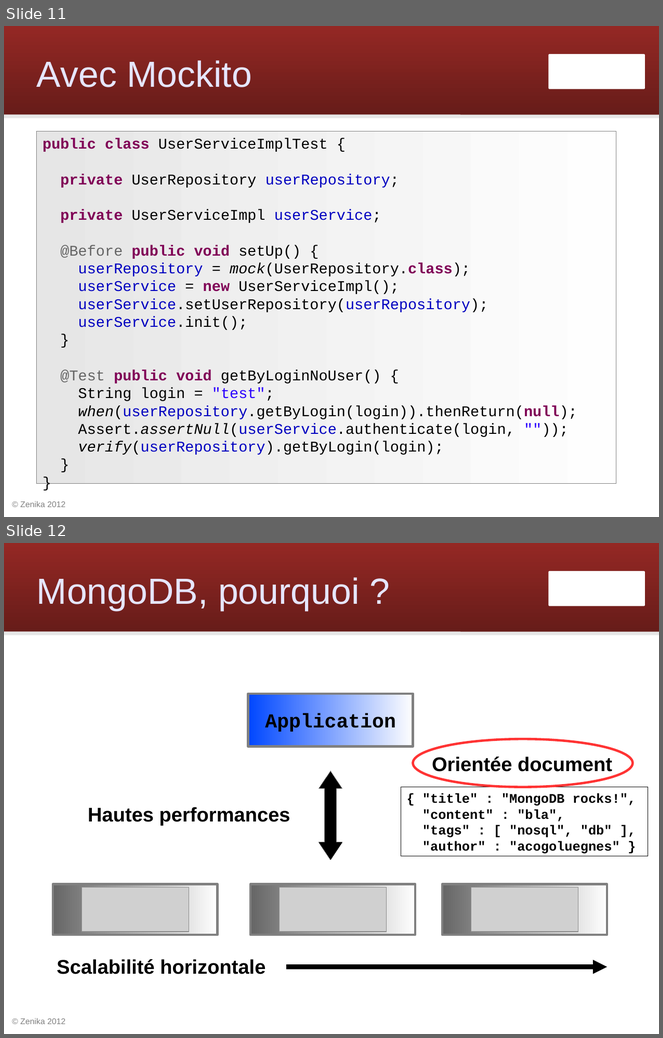
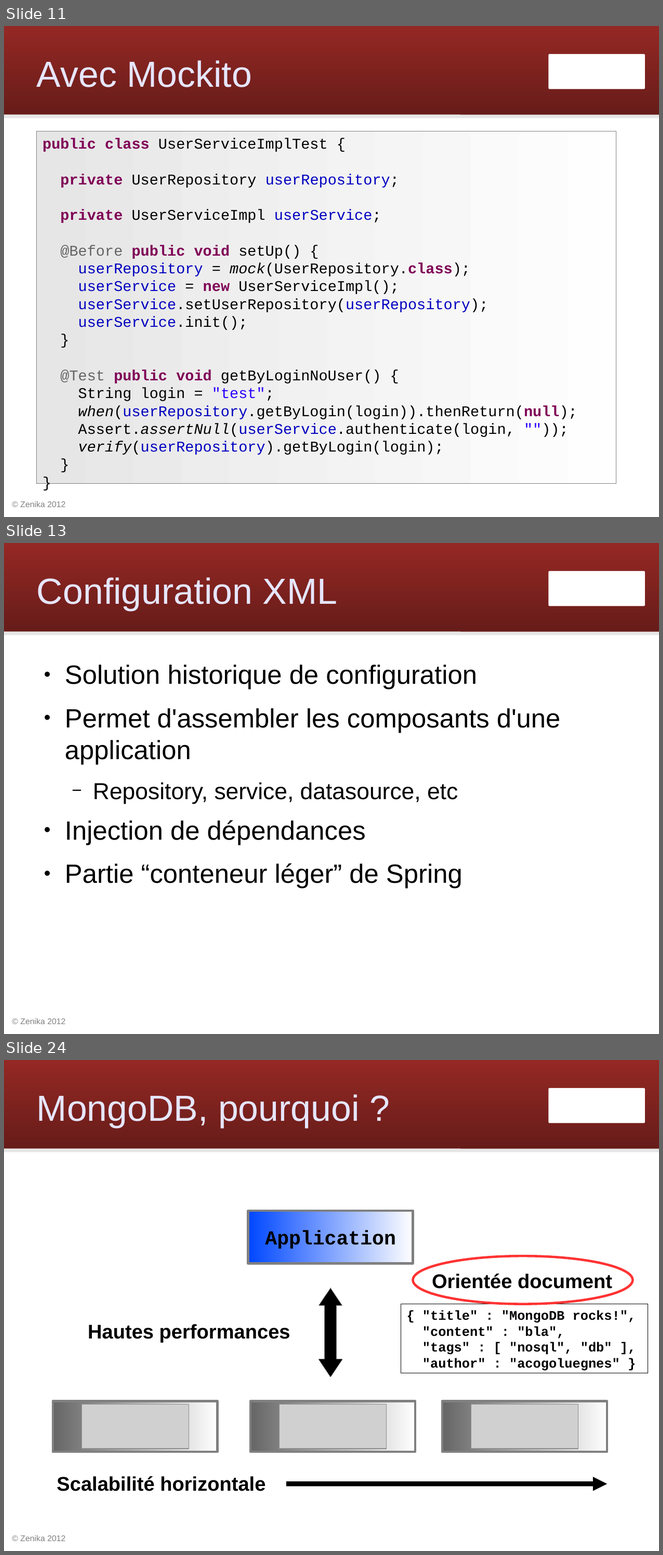
Before and after one commit to Zenika/workshop-spring-core, a slide deck: spring-workshop.odp. Shown one above the other, each under a label of ours: slides 11 and 12 before the commit, slides 11, 13 and 24 after it; the slides between them are not shown. The pictures are 663x1038 and 663x1555 pixels, drawn with LibreOffice and Linux fonts; fonts in the diff are those of the drawing; grey boxes stand for pictures; background and template pictures are left out. Boxes give left, top, right and bottom in pixels: in the first picture for what was removed or moved away, otherwise in the second. Text is boxed around its words. In the diff, an @@ line names an element or a change of style, - is before the commit and + after.

Commit message:
slides configuration XML

```diff
--- a/spring-workshop.odp
+++ b/spring-workshop.odp
@@ slide 13 added at box(4, 543, 659, 1034), background #FFFFFF; not listed: 4 template elements that a slide beside it also shows @@
@@ title added at box(37, 577, 338, 611), 44 pt, text #E6E6FF @@
+Configuration XML
@@ text added at box(65, 665, 561, 889), 32 pt, text #000000 @@
+● Solution historique de configuration
+● Permet d'assembler les composants d'une application
+  − Repository, service, datasource, etc
+● Injection de dépendances
+● Partie “conteneur léger” de Spring
@@ what was slide 12 is now slide 24 @@
```
Also in this commit, not shown: 11 other slides added, 1 other file.
